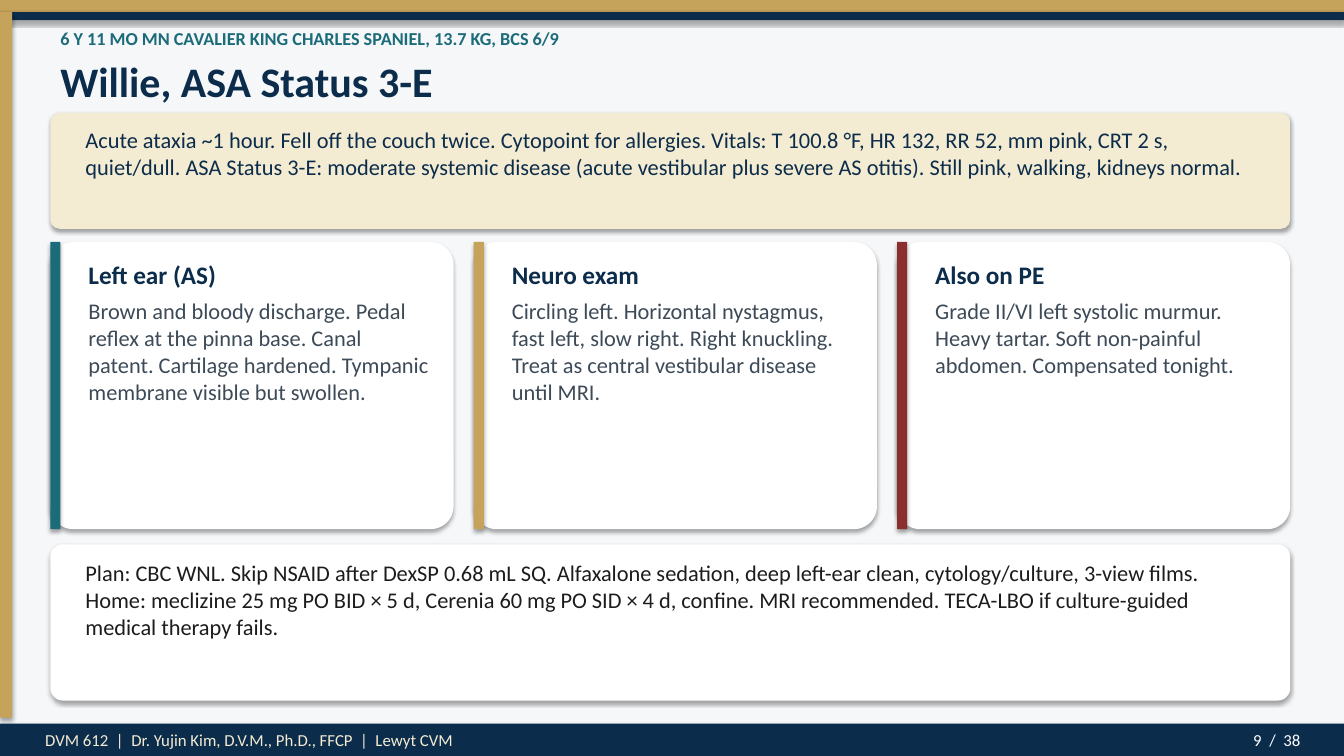
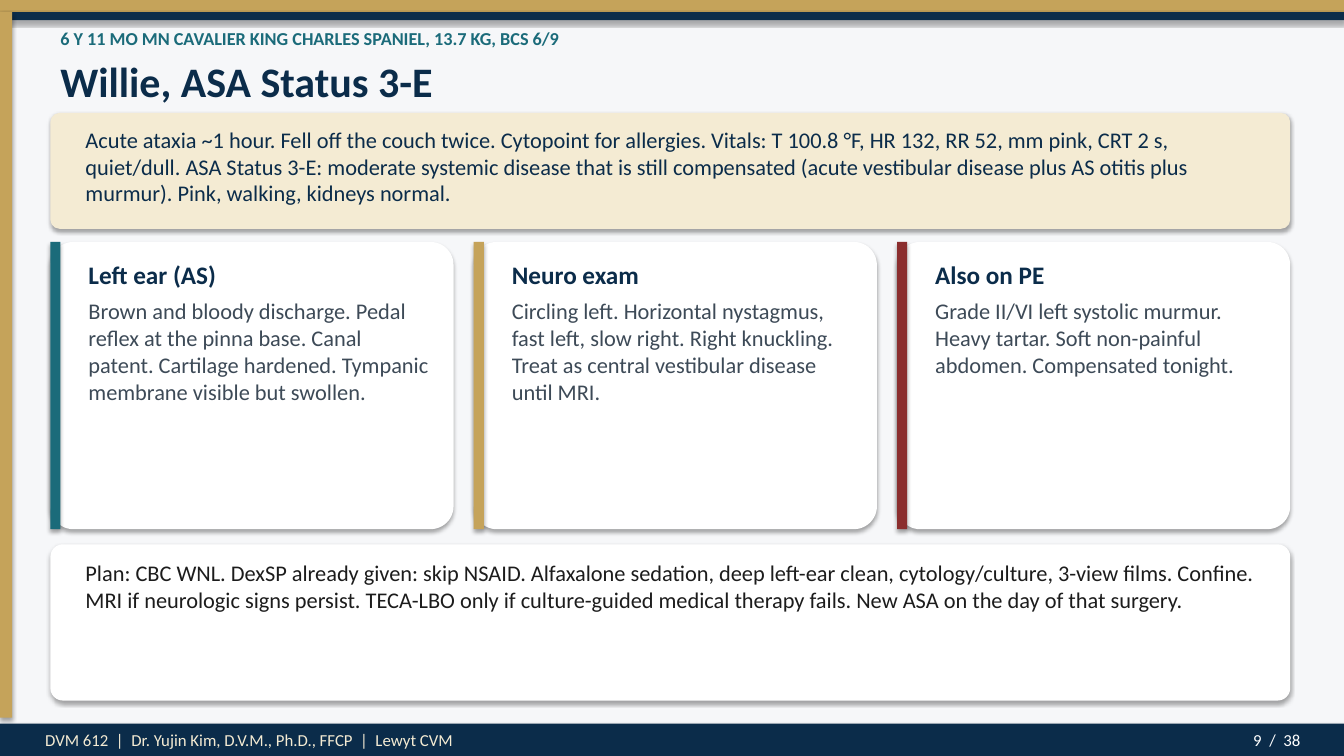
Before and after one commit to drkimvet/happycare, a slide deck: slide 9 of lectures/DVM-612_Week4_Preop_PatientPrep_Postop.pptx. Drawn at 1344x756 pixels with LibreOffice and Linux fonts; fonts in the diff are those of the drawing. Boxes give left, top, right and bottom in pixels: in the first picture for what was removed or moved away, otherwise in the second. Text is boxed around its words. In the diff, an @@ line names an element or a change of style, - is before the commit and + after.

```diff
--- a/lectures/DVM-612_Week4_Preop_PatientPrep_Postop.pptx
+++ b/lectures/DVM-612_Week4_Preop_PatientPrep_Postop.pptx
@@ text at (85, 132, 1187, 205): text changed @@
-Acute ataxia ~1 hour. Fell off the couch twice. Cytopoint for allergies. Vitals: T 100.8 °F, HR 132, RR 52, mm pink, CRT 2 s, quiet/dull. ASA Status 3-E: moderate systemic disease (acute vestibular plus severe AS otitis). Still pink, walking, kidneys normal.
+Acute ataxia ~1 hour. Fell off the couch twice. Cytopoint for allergies. Vitals: T 100.8 °F, HR 132, RR 52, mm pink, CRT 2 s, quiet/dull. ASA Status 3-E: moderate systemic disease that is still compensated (acute vestibular disease plus AS otitis plus murmur). Pink, walking, kidneys normal.
@@ text at (85, 565, 1253, 612): text changed @@
-Plan: CBC WNL. Skip NSAID after DexSP 0.68 mL SQ. Alfaxalone sedation, deep left-ear clean, cytology/culture, 3-view films. Home: meclizine 25 mg PO BID × 5 d, Cerenia 60 mg PO SID × 4 d, confine. MRI recommended. TECA-LBO if culture-guided medical therapy fails.
+Plan: CBC WNL. DexSP already given: skip NSAID. Alfaxalone sedation, deep left-ear clean, cytology/culture, 3-view films. Confine. MRI if neurologic signs persist. TECA-LBO only if culture-guided medical therapy fails. New ASA on the day of that surgery.
```
Also in this commit, not shown: 20 other slides changed, 7 other files.
